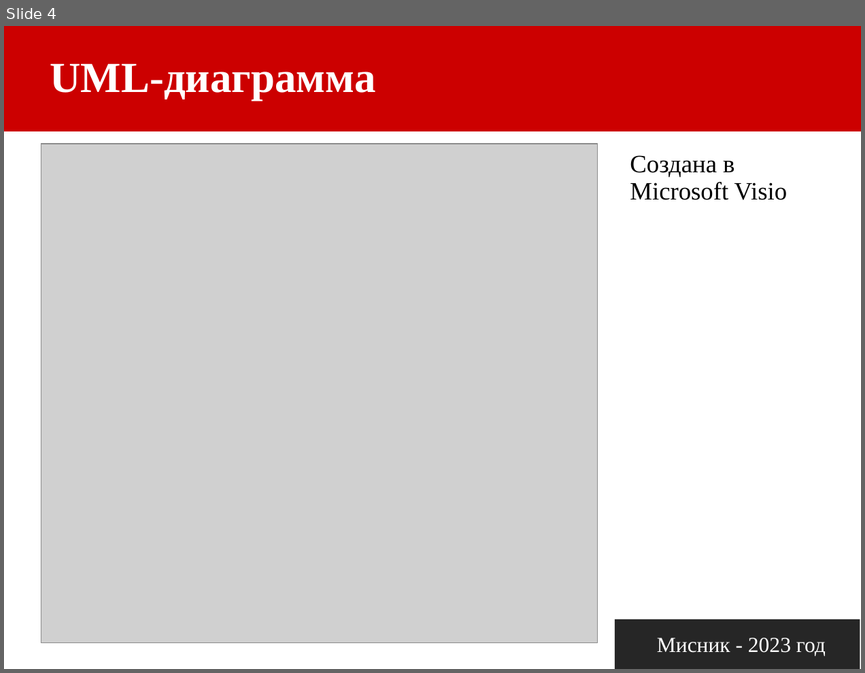
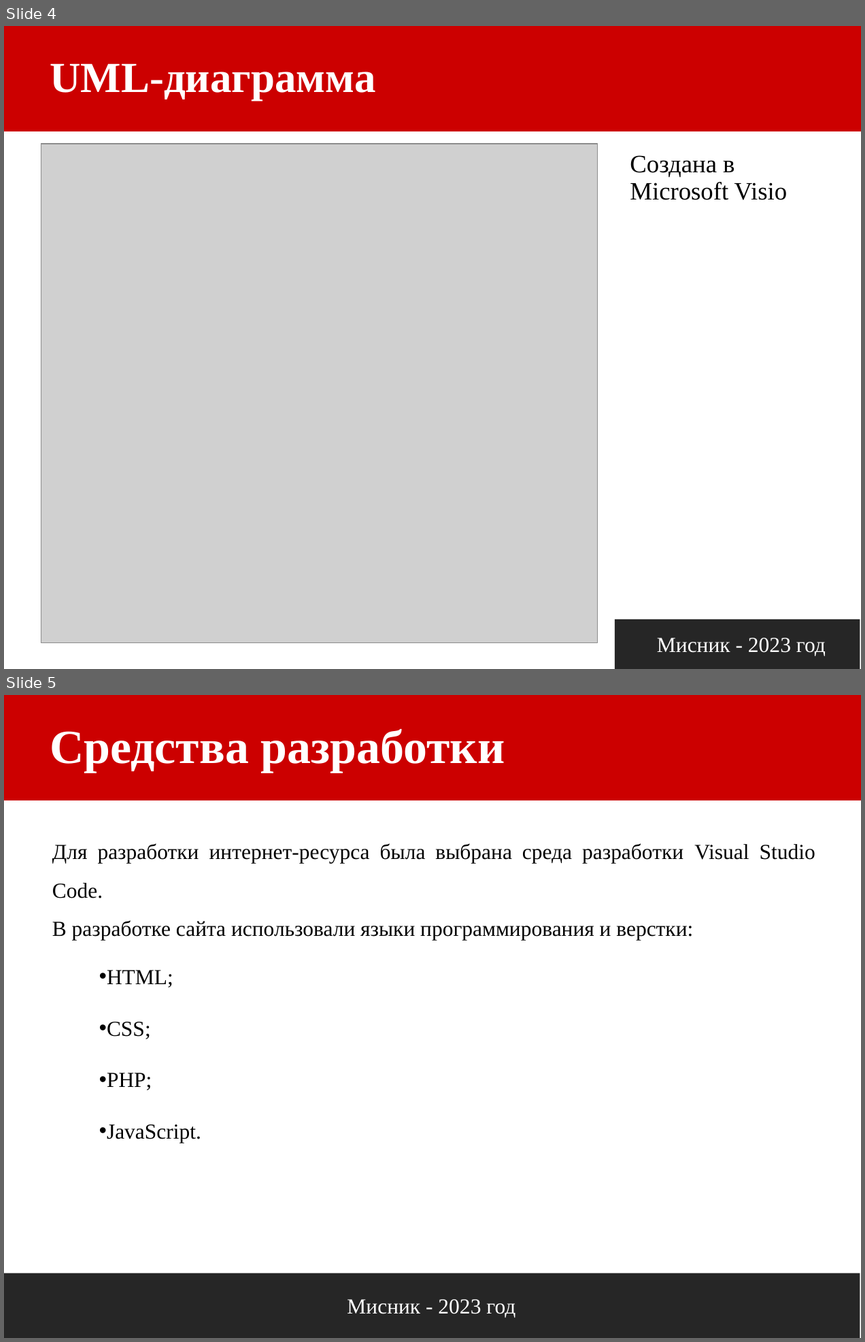
Before and after one commit to kyvshinka2/english-, a slide deck: Защита курсовой.pptx. Shown one above the other, each under a label of ours: slide 4 before the commit, slides 4 and 5 after it. The pictures are 865x673 and 865x1342 pixels, drawn with LibreOffice and Linux fonts; fonts in the diff are those of the drawing; grey boxes stand for pictures. Boxes give left, top, right and bottom in pixels: in the first picture for what was removed or moved away, otherwise in the second. Text is boxed around its words. In the diff, an @@ line names an element or a change of style, - is before the commit and + after.

```diff
--- a/Защита курсовой.pptx
+++ b/Защита курсовой.pptx
@@ slide 5 added at (4,695,861,1338), background #FFFFFF @@
@@ rectangle added at (4,695,861,800), fill #CC0000 @@
@@ title added at (50,729,504,772), 40 pt, text #FFFFFF, bold @@
+Средства разработки
@@ text added at (52,843,815,1142), 18 pt, text #000000 @@
+Для разработки интернет-ресурса была выбрана среда разработки Visual Studio Code.
+В разработке сайта использовали языки программирования и верстки:
+• HTML;
+• CSS;
+• PHP;
+• JavaScript.
@@ rectangle added at (4,1272,860,1338), fill #262626 @@
@@ text added at (347,1299,515,1317), 18 pt, text #FFFFFF @@
+Мисник - 2023 год
```
Also in this commit, not shown: 3 slides changed, 4 other slides added, 3 slides removed, 2 other files.
